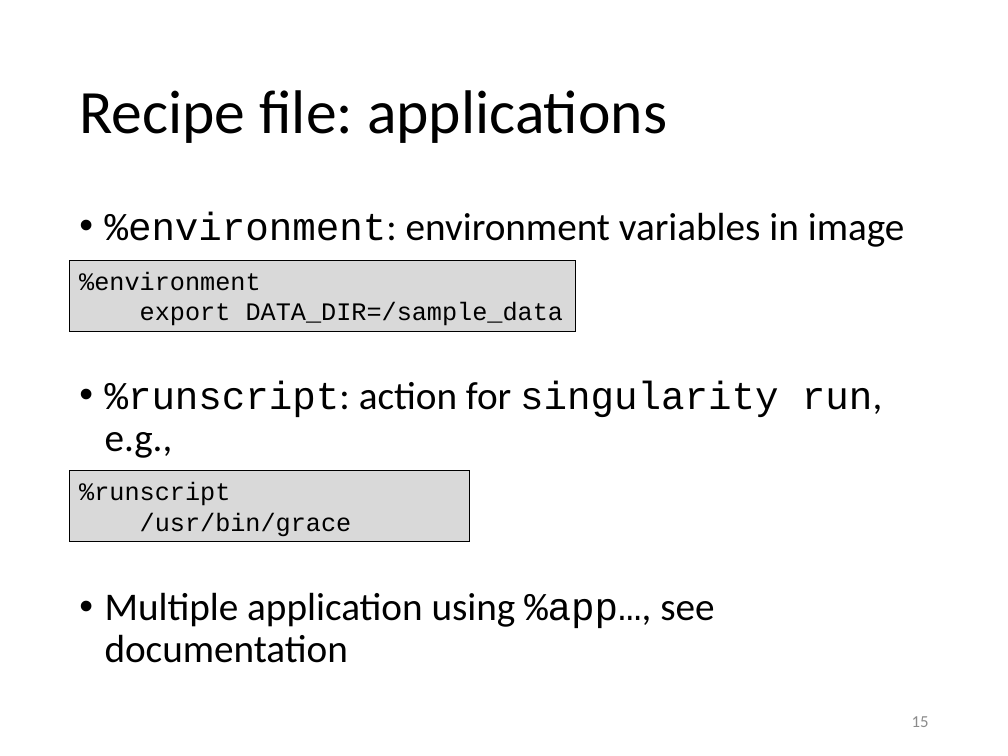
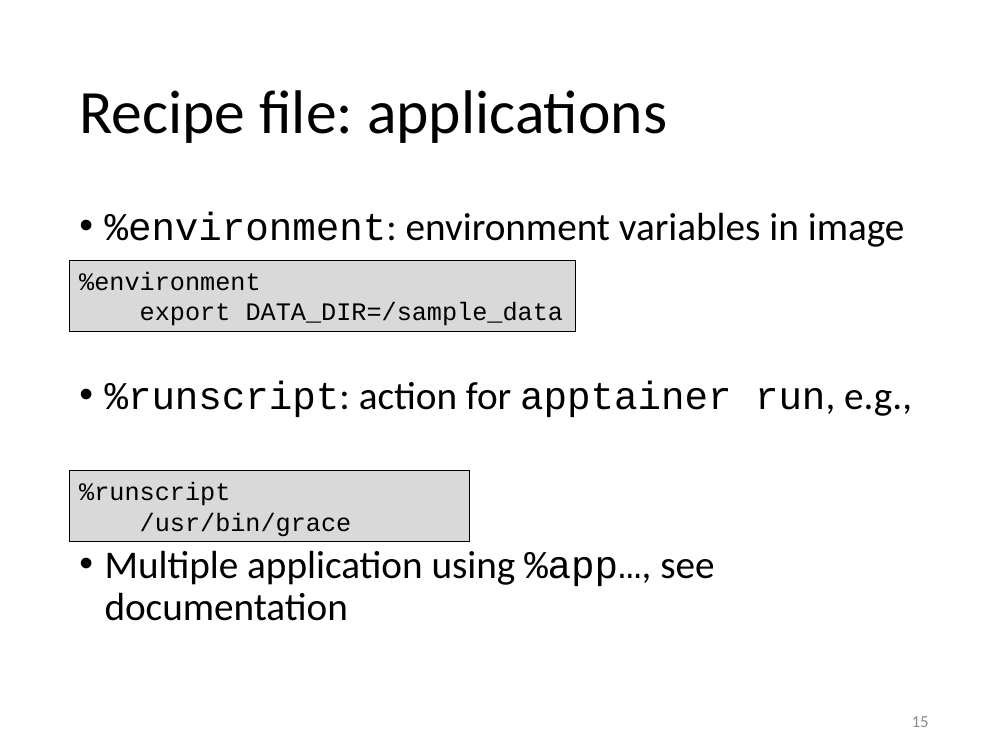
Before and after one commit to gjbex/Containers-for-HPC, a slide deck: slide 15 of containers_for_hpc.pptx. Drawn at 1008x756 pixels with LibreOffice and Linux fonts; fonts in the diff are those of the drawing. Boxes give left, top, right and bottom in pixels: in the first picture for what was removed or moved away, otherwise in the second. Text is boxed around its words. In the diff, an @@ line names an element or a change of style, - is before the commit and + after.

Commit message:
Update for apptainer, slurm

```diff
--- a/containers_for_hpc.pptx
+++ b/containers_for_hpc.pptx
@@ text at (x1=105, y1=381, x2=912, y2=417): text changed @@
-• %runscript: action for singularity run, e.g.,
+• %runscript: action for apptainer run, e.g.,
```
Also in this commit, not shown: 21 other slides changed.
